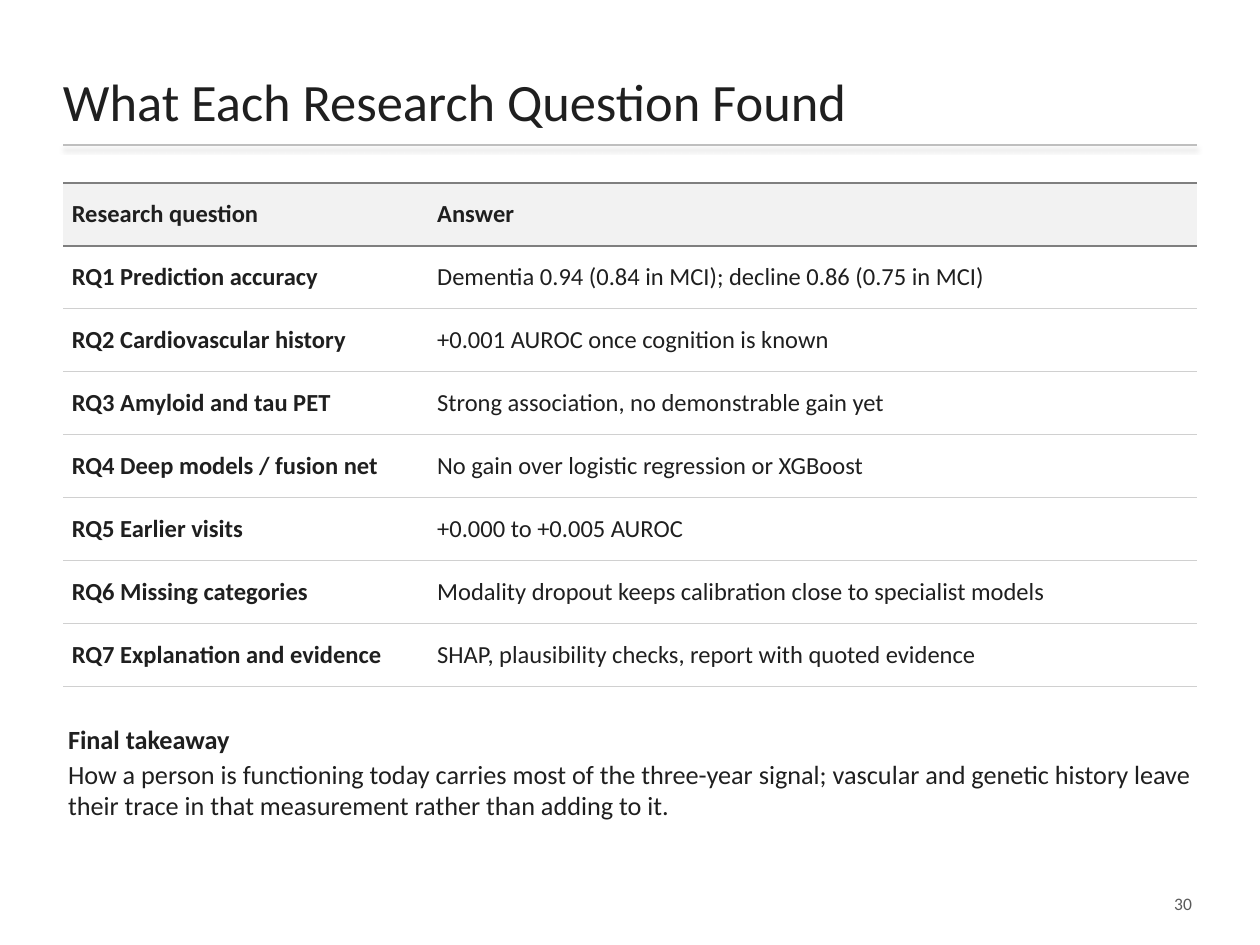
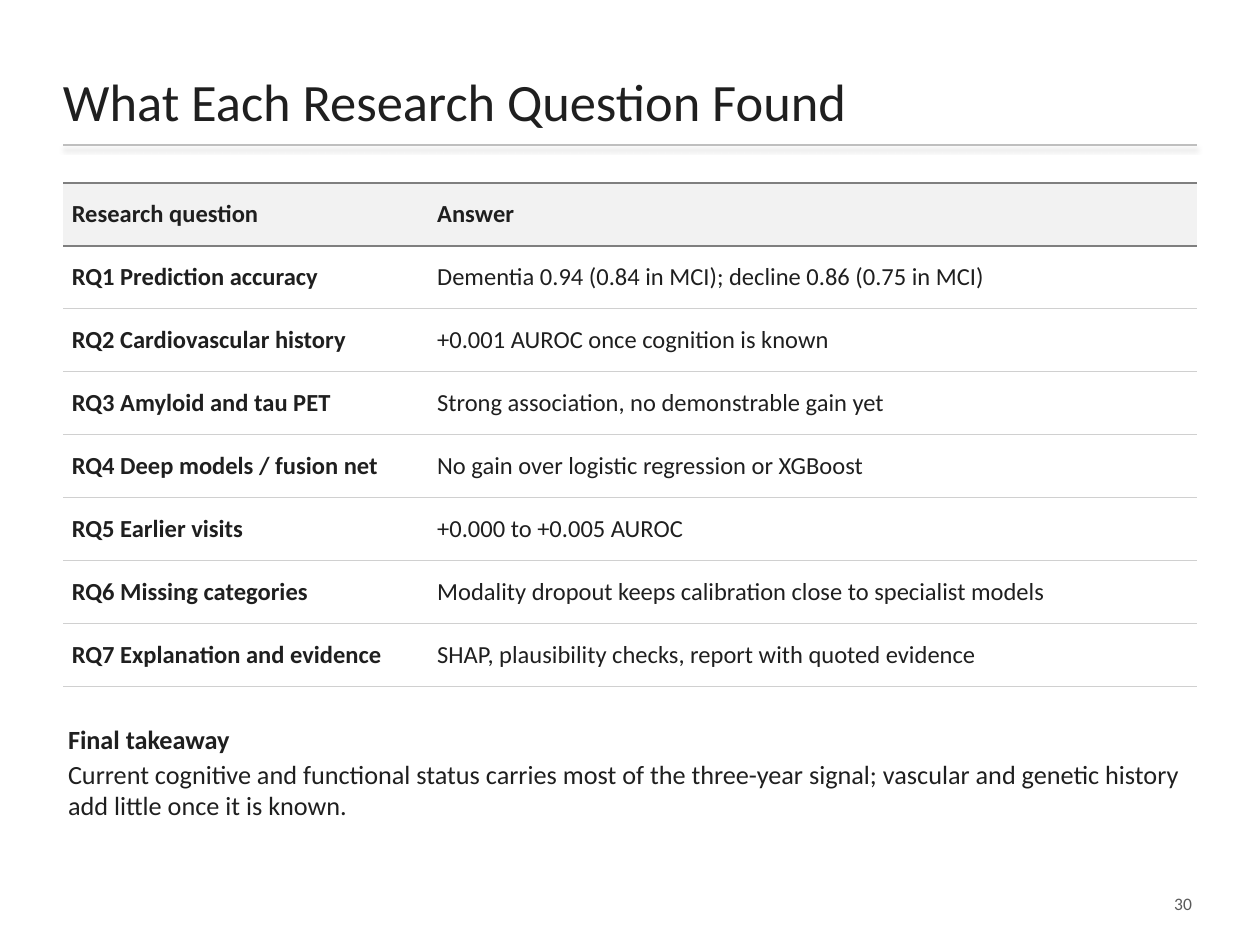
Before and after one commit to hansikareddy40/CardioCog-RAG, a slide deck: slide 30 of presentation/CardioCog_final_review_D07.pptx. Drawn at 1260x945 pixels with LibreOffice and Linux fonts; fonts in the diff are those of the drawing. Boxes give left, top, right and bottom in pixels: in the first picture for what was removed or moved away, otherwise in the second. Text is boxed around its words. In the diff, an @@ line names an element or a change of style, - is before the commit and + after.

Commit message:
Thesis: plainer wording in the introduction, results, discussion and conclusion; PDF title and author metadata. Deck: co-guide on the title slide, plainer final takeaway

```diff
--- a/presentation/CardioCog_final_review_D07.pptx
+++ b/presentation/CardioCog_final_review_D07.pptx
@@ text at bbox=[68, 765, 1178, 815]: text changed @@
-How a person is functioning today carries most of the three-year signal; vascular and genetic history leave their trace in that measurement rather than adding to it.
+Current cognitive and functional status carries most of the three-year signal; vascular and genetic history add little once it is known.
```
Also in this commit, not shown: 1 other slide changed, 8 other files.
